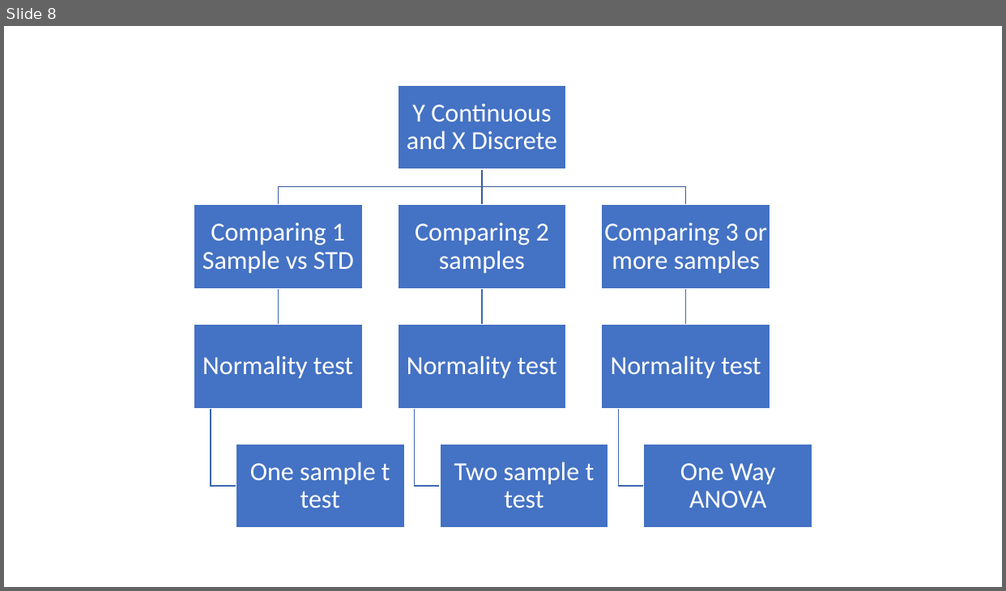
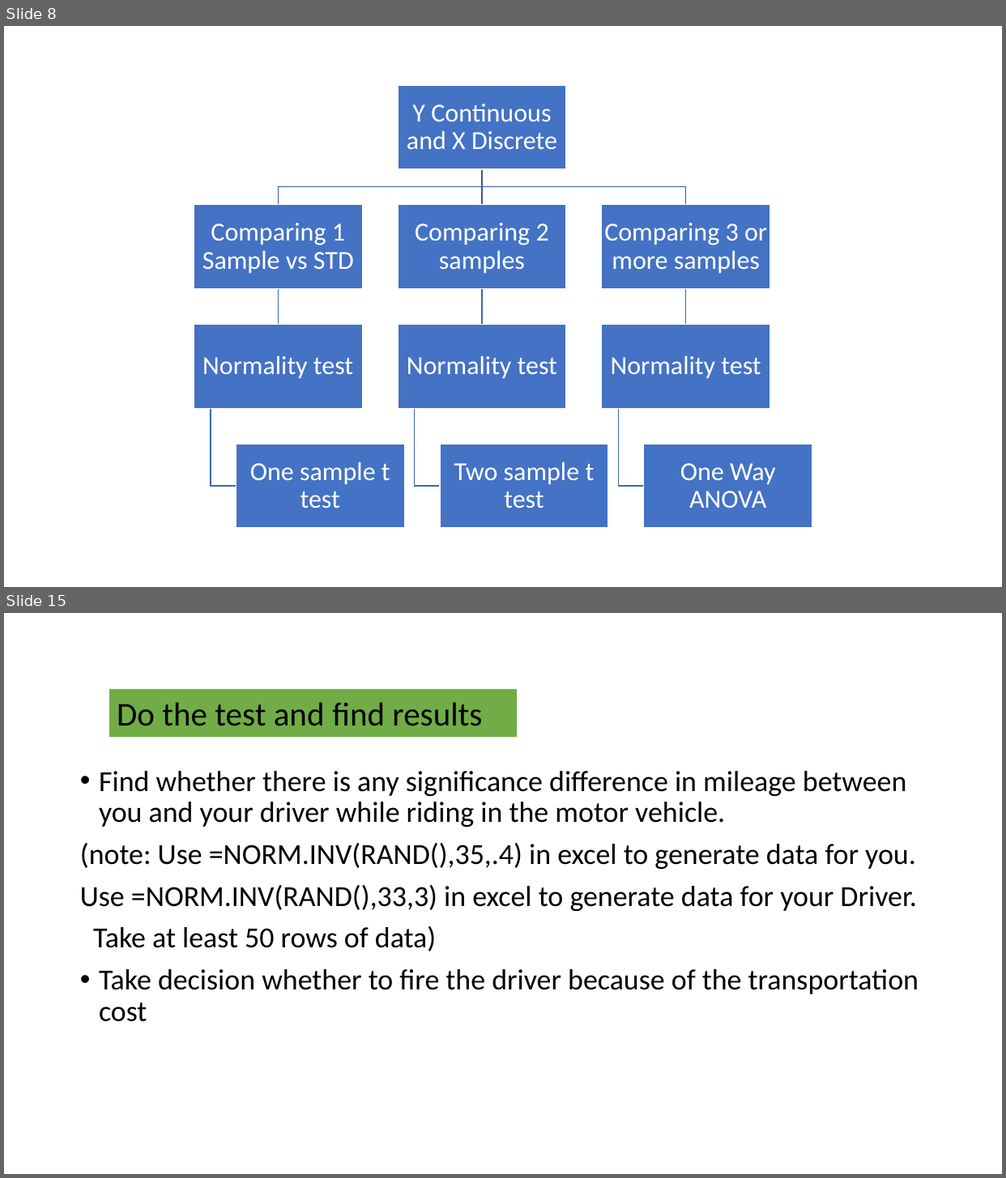
Before and after one commit to Rajeshprd/Decodr-batch-2-, a slide deck: Inferential Statistics.pptx. Shown one above the other, each under a label of ours: slide 8 before the commit, slides 8 and 15 after it; the slides between them are not shown. The pictures are 1006x591 and 1006x1178 pixels, drawn with LibreOffice and Linux fonts; fonts in the diff are those of the drawing. Boxes give left, top, right and bottom in pixels: in the first picture for what was removed or moved away, otherwise in the second. Text is boxed around its words. In the diff, an @@ line names an element or a change of style, - is before the commit and + after.

```diff
--- a/Inferential Statistics.pptx
+++ b/Inferential Statistics.pptx
@@ slide 15 added at [4, 613, 1002, 1174], background #FFFFFF @@
@@ rectangle added at [109, 689, 517, 737], fill #70AD47, 32 pt, text #000000 @@
+Do the test and find results
@@ text added at [80, 771, 918, 1022], 28 pt, text #000000 @@
+• Find whether there is any significance difference in mileage between you and your driver while riding in the motor vehicle.
+(note: Use =NORM.INV(RAND(),35,.4) in excel to generate data for you.
+Use =NORM.INV(RAND(),33,3) in excel to generate data for your Driver.
+Take at least 50 rows of data)
+• Take decision whether to fire the driver because of the transportation cost
```
Also in this commit, not shown: 8 other slides added.
